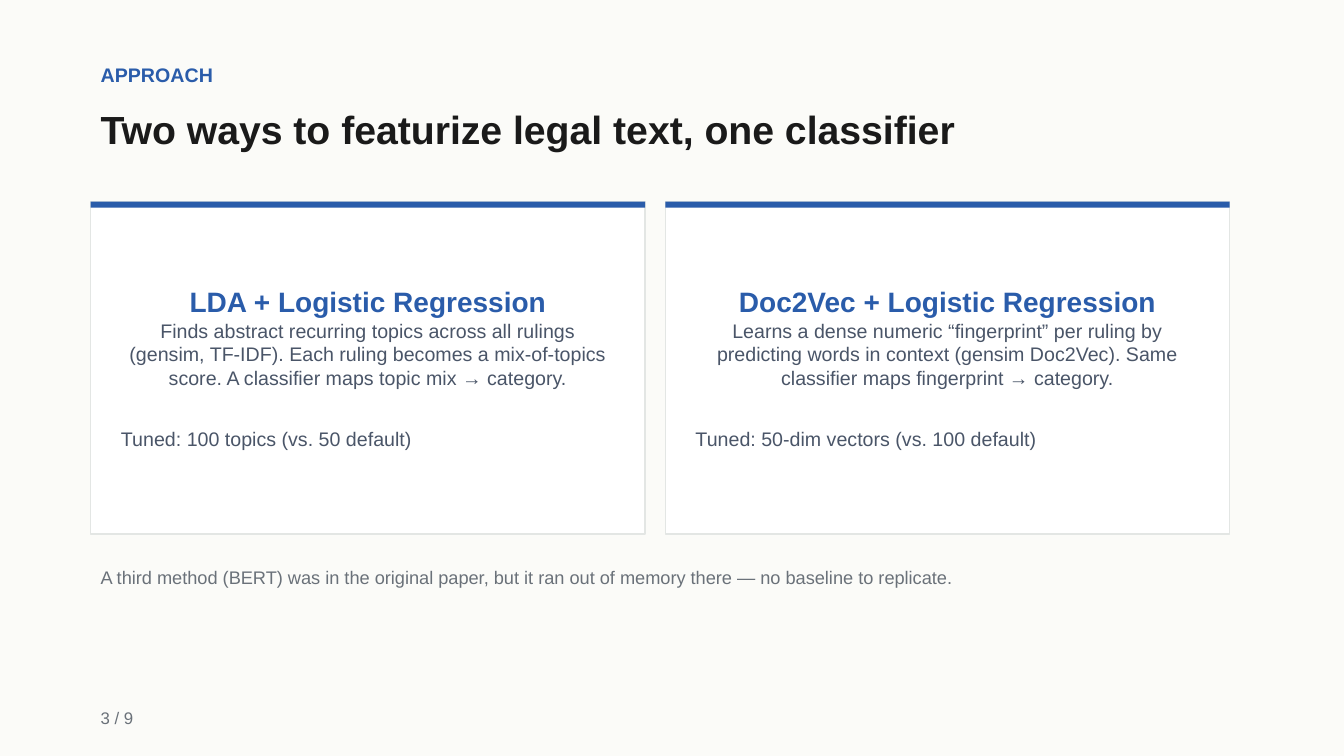
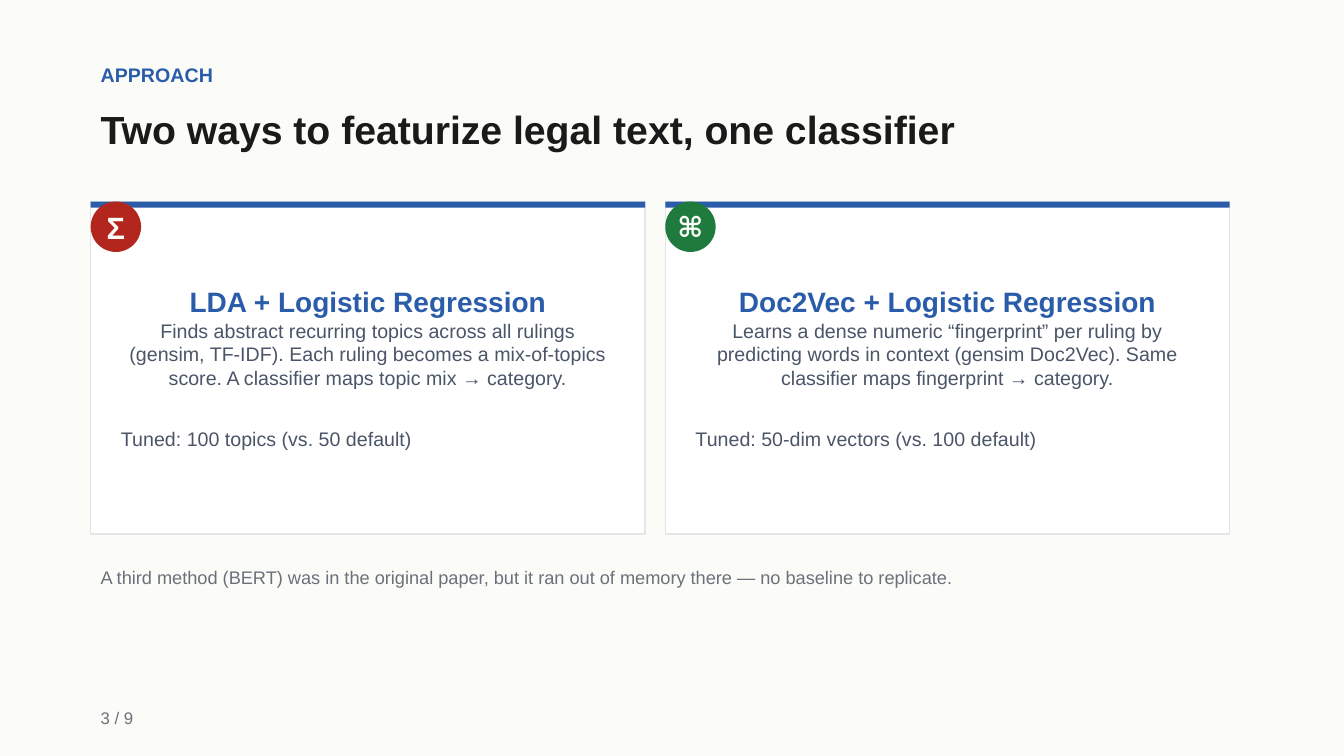
Before and after one commit to amogh-herle/ML-MINI-PROJECT, a slide deck: slide 4 of report/slides.pptx. Drawn at 1344x756 pixels with LibreOffice and Linux fonts; fonts in the diff are those of the drawing. Boxes give left, top, right and bottom in pixels: in the first picture for what was removed or moved away, otherwise in the second. Text is boxed around its words. In the diff, an @@ line names an element or a change of style, - is before the commit and + after.

```diff
--- a/report/slides.pptx
+++ b/report/slides.pptx
@@ ellipse added at <box>91,202,141,252</box>, fill #B3261E, 22 pt, text #FBFBF8, bold @@
+Σ
@@ ellipse added at <box>665,202,716,252</box>, fill #1E7A3D, 20 pt, text #FBFBF8, bold @@
+⌘
```
Also in this commit, not shown: 1 other slide changed, 1 slide added, 4 other files.
